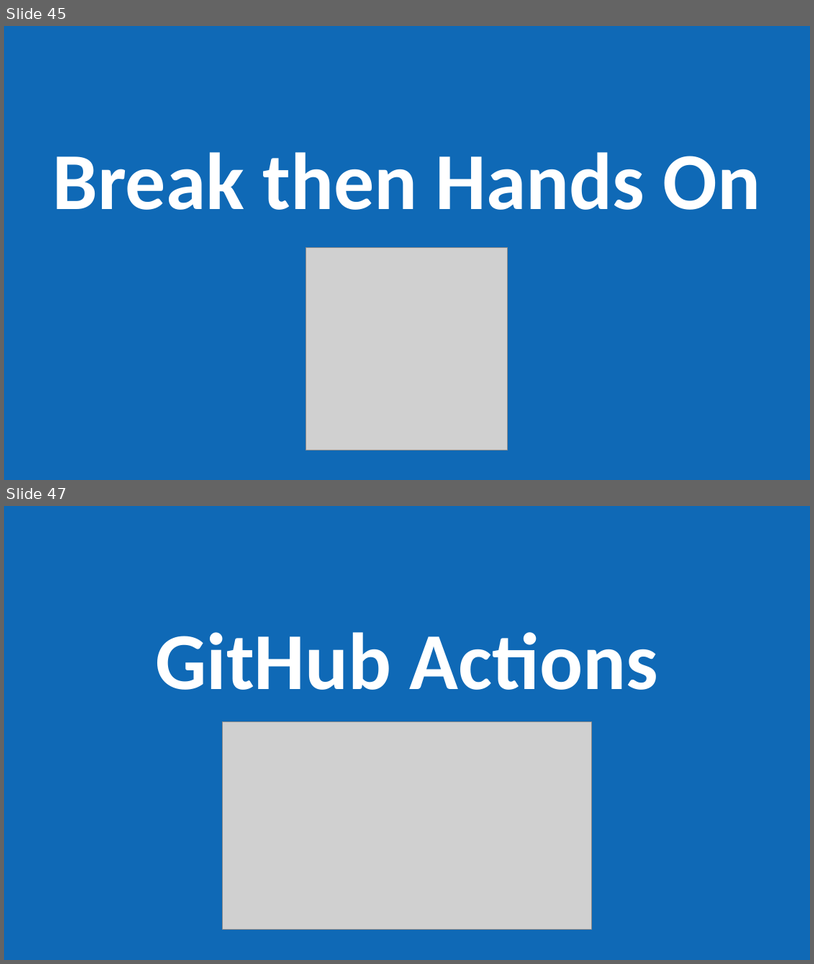
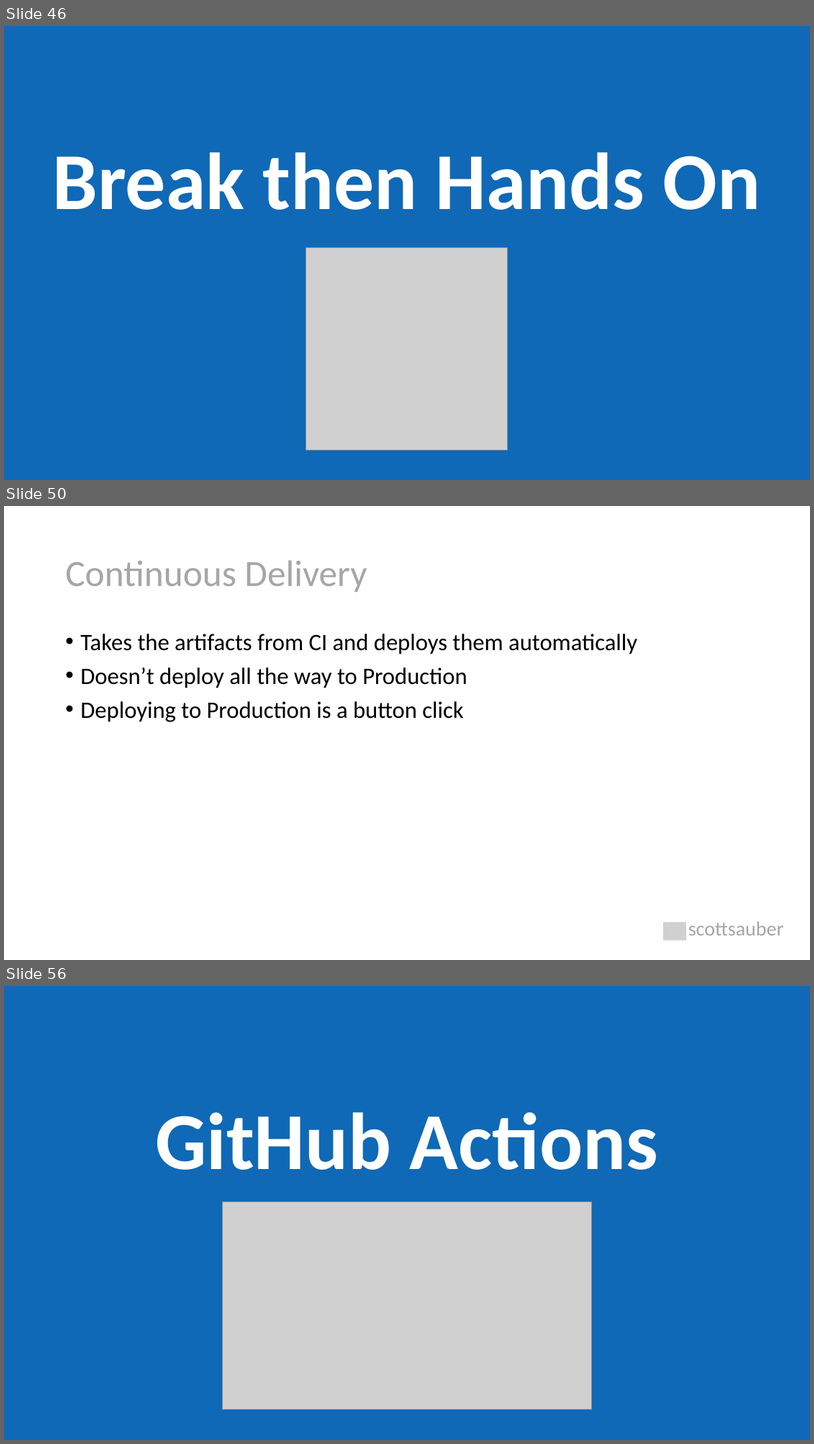
Before and after one commit to scottsauber/workshop-dotnet-azure-github-bicep, a slide deck: AzureDotNetBicep-Workshop.pptx. Shown one above the other, each under a label of ours: slides 45 and 47 before the commit, slides 46, 50 and 56 after it; the slides between them are not shown. The pictures are 814x964 and 814x1444 pixels, drawn with LibreOffice and Linux fonts; fonts in the diff are those of the drawing; grey boxes stand for pictures. Boxes give left, top, right and bottom in pixels: in the first picture for what was removed or moved away, otherwise in the second. Text is boxed around its words. In the diff, an @@ line names an element or a change of style, - is before the commit and + after.

```diff
--- a/AzureDotNetBicep-Workshop.pptx
+++ b/AzureDotNetBicep-Workshop.pptx
@@ slide 50 added at [4, 506, 810, 960], background #FFFFFF @@
@@ title added at [65, 560, 367, 592], 44 pt, text #A6A6A6 @@
+Continuous Delivery
@@ text added at [80, 633, 638, 722], 28 pt, text #000000 @@
+• Takes the artifacts from CI and deploys them automatically
+• Doesn’t deploy all the way to Production
+• Deploying to Production is a button click
@@ picture added at [664, 921, 687, 939] @@
@@ text added at [689, 921, 784, 935], 24 pt, text #A6A6A6 @@
+scottsauber
@@ what was slide 45 is now slide 46 @@
@@ what was slide 47 is now slide 56 @@
```
Also in this commit, not shown: 8 slides changed, 14 other slides added, 1 other file.
